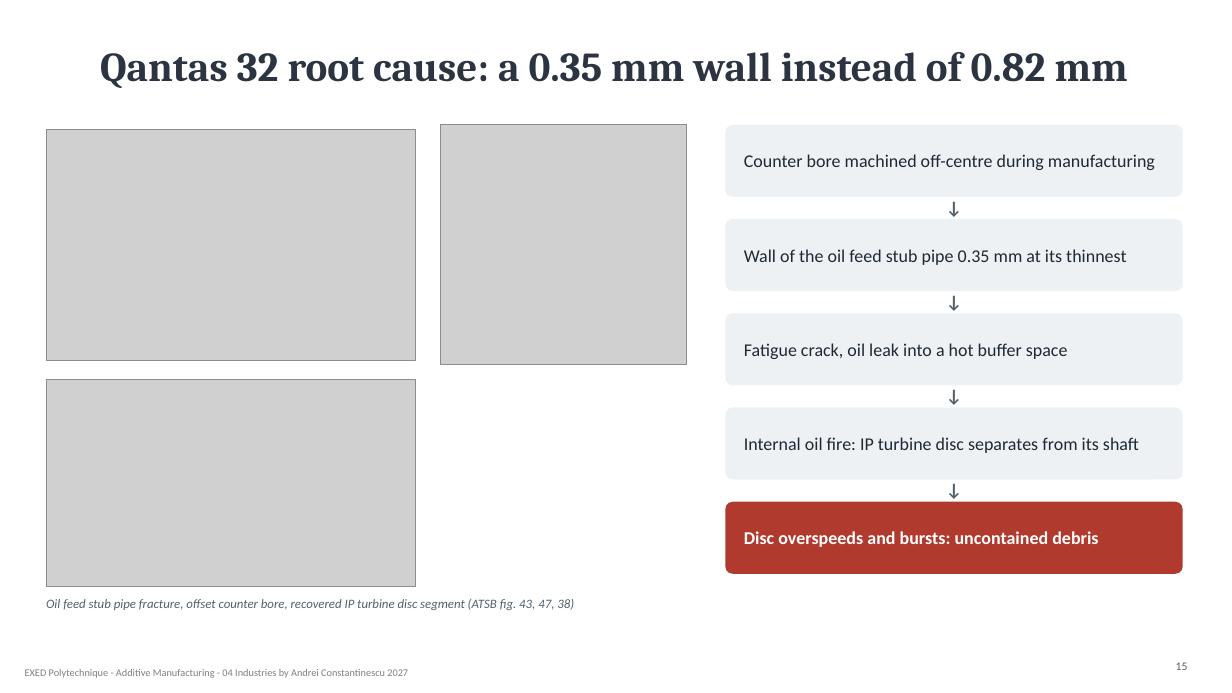
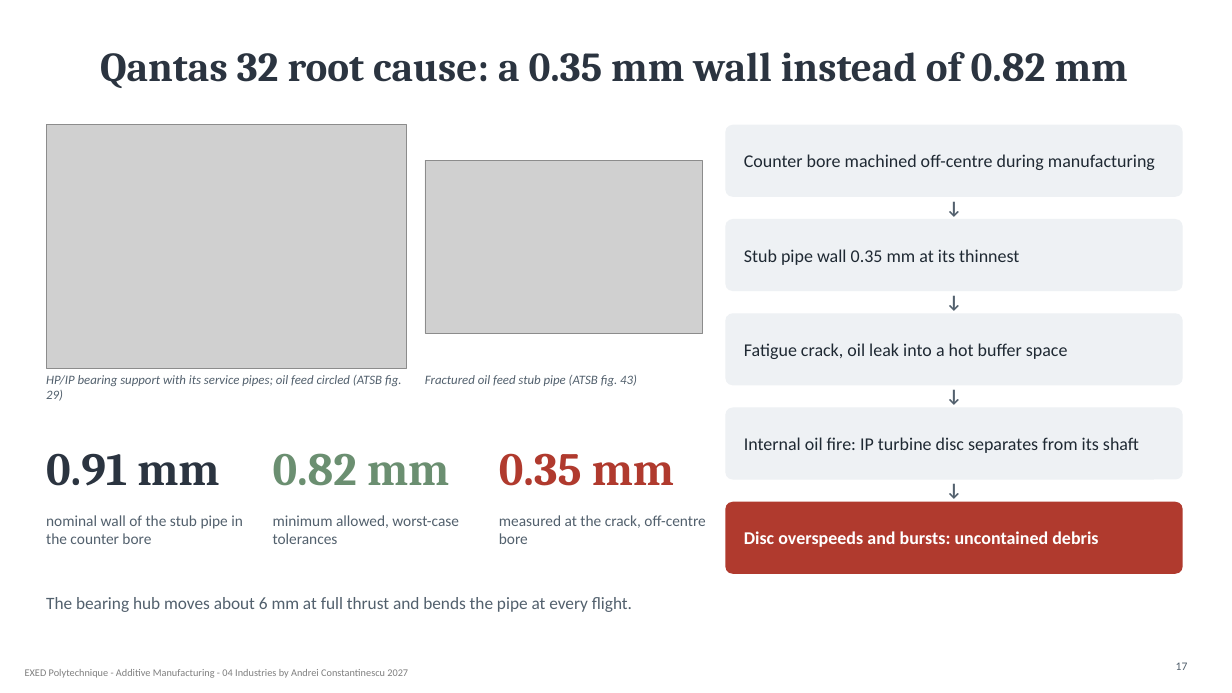
Before and after one commit to aconstant-lms/X-FabAdd, a slide deck: slide 17 of 04_industries/slides/04_risk_human_activities.pptx (slide 15 before the commit). Drawn at 1232x693 pixels with LibreOffice and Linux fonts; fonts in the diff are those of the drawing; grey boxes stand for pictures. Boxes give left, top, right and bottom in pixels: in the first picture for what was removed or moved away, otherwise in the second. Text is boxed around its words. In the diff, an @@ line names an element or a change of style, - is before the commit and + after.

```diff
--- a/04_industries/slides/04_risk_human_activities.pptx
+++ b/04_industries/slides/04_risk_human_activities.pptx
@@ picture: place and size @@
-picture at [46, 129, 416, 360]
+picture at [46, 125, 407, 369]
@@ picture: place and size @@
-picture at [441, 125, 688, 365]
+picture at [425, 160, 702, 333]
@@ text at [744, 249, 1019, 265]: text changed @@
-Wall of the oil feed stub pipe 0.35 mm at its thinnest
+Stub pipe wall 0.35 mm at its thinnest
@@ picture removed at [46, 379, 416, 586] @@
@@ text added at [46, 375, 402, 401], 10 pt, text #52606D, italic @@
+HP/IP bearing support with its service pipes; oil feed circled (ATSB fig. 29)
@@ text added at [425, 375, 637, 386], 10 pt, text #52606D, italic @@
+Fractured oil feed stub pipe (ATSB fig. 43)
@@ text added at [46, 453, 219, 486], 36 pt, text #2B3440, bold @@
+0.91 mm
@@ text added at [273, 453, 449, 486], 36 pt, text #6B8F71, bold @@
+0.82 mm
@@ text added at [499, 453, 674, 486], 36 pt, text #B03A2E, bold @@
+0.35 mm
@@ text added at [46, 515, 243, 544], 12 pt, text #52606D @@
+nominal wall of the stub pipe in the counter bore
@@ text added at [273, 515, 459, 544], 12 pt, text #52606D @@
+minimum allowed, worst-case tolerances
@@ text added at [499, 515, 705, 544], 12 pt, text #52606D @@
+measured at the crack, off-centre bore
@@ text removed at [46, 599, 574, 610] @@
-Oil feed stub pipe fracture, offset counter bore, recovered IP turbine disc segment (ATSB fig. 43, 47, 38)
@@ text added at [46, 597, 632, 612], 13.5 pt, text #52606D @@
+The bearing hub moves about 6 mm at full thrust and bends the pipe at every flight.
@@ page number at [1176, 662, 1188, 670]: text changed @@
-15
+17
```
Also in this commit, not shown: 5 other slides changed, 3 slides added, 10 other files.
